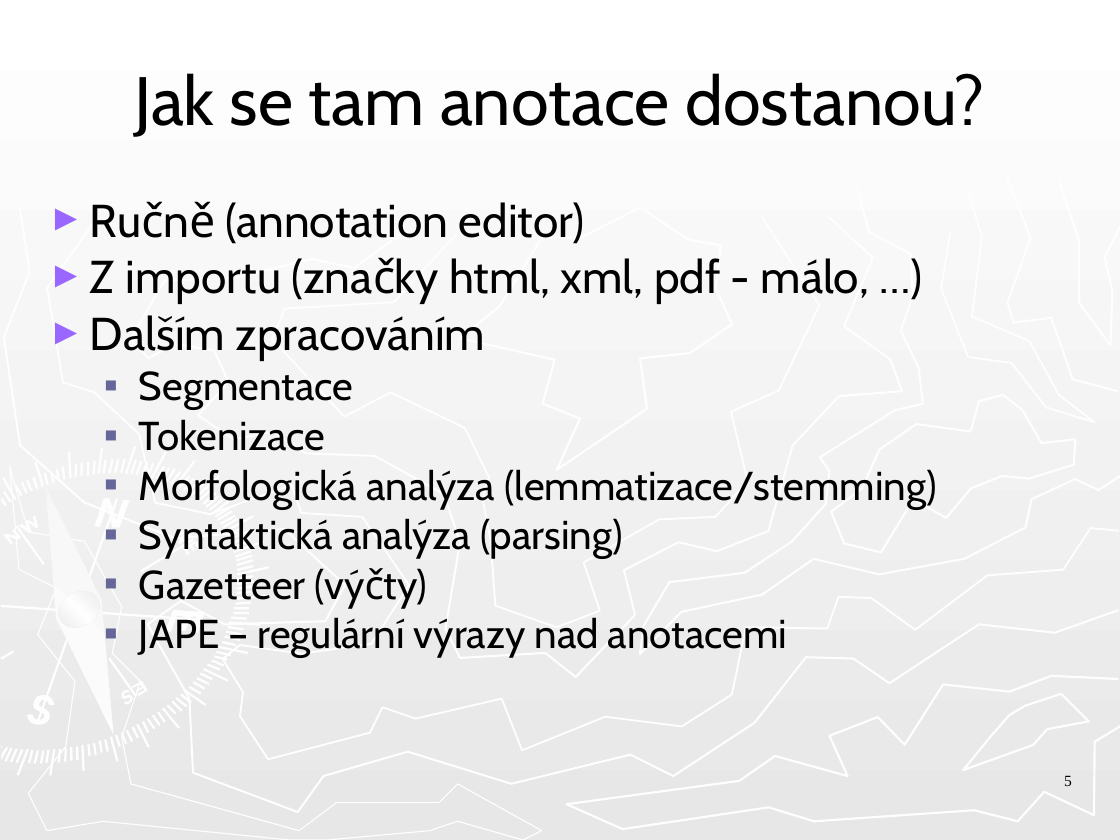
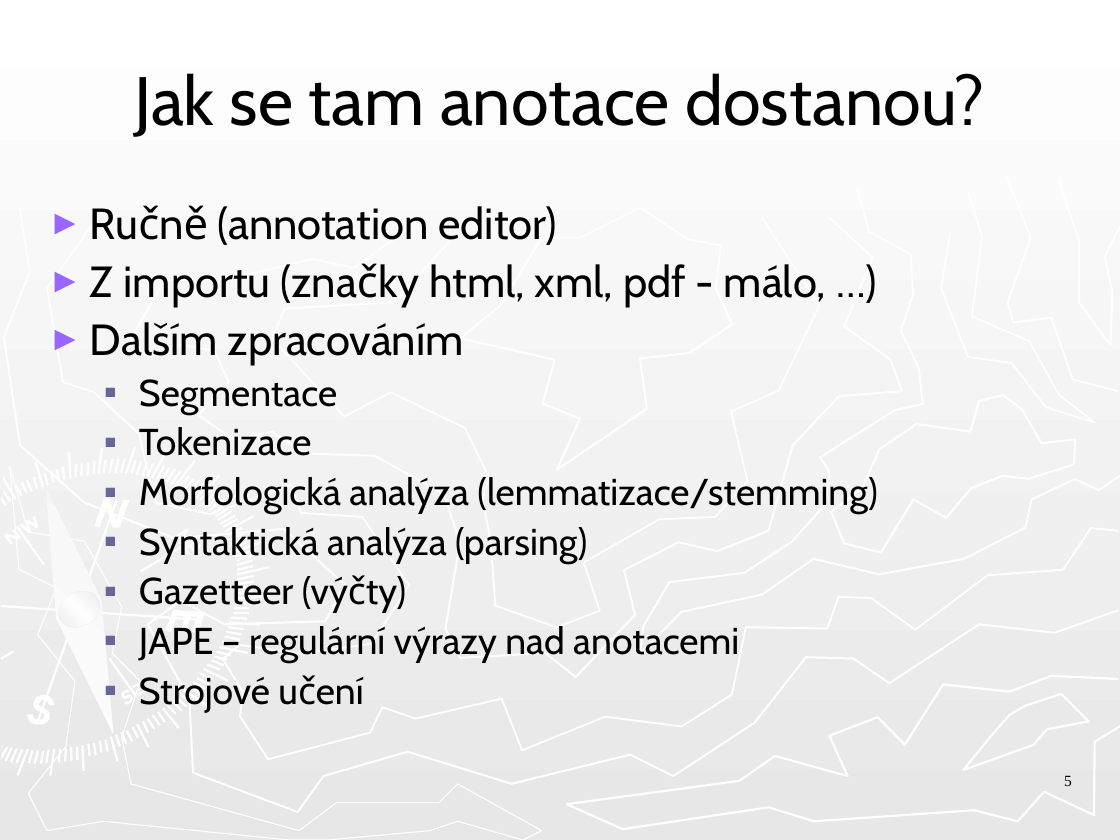
Before and after one commit to BackupTheBerlios/czsem-svn, a slide deck: slide 5 of trunk/docs/Presentation/20120529_Malostranska_setkani/setkani_MS_GATE_29_5_2012.ppt. Drawn at 1120x840 pixels with LibreOffice and Linux fonts; fonts in the diff are those of the drawing. Boxes give left, top, right and bottom in pixels: in the first picture for what was removed or moved away, otherwise in the second. Text is boxed around its words. In the diff, an @@ line names an element or a change of style, - is before the commit and + after.

```diff
--- a/trunk/docs/Presentation/20120529_Malostranska_setkani/setkani_MS_GATE_29_5_2012.ppt
+++ b/trunk/docs/Presentation/20120529_Malostranska_setkani/setkani_MS_GATE_29_5_2012.ppt
@@ text at [90, 206, 878, 662]: size 29.6 to 28 pt in "Ručně (annotation editor)", "Z importu (značky html, xml, pdf - ...", "Dalším zpracováním"; size 25.9 to 24 pt in "Segmentace", "Tokenizace", "Morfologická analýza (lemmatizace/stemming)", "Syntaktická analýza (parsing)" and 2 more places; line spacing 0.8 to 0.9; less space between paragraphs @@
@@ text at [139, 677, 270, 712]: paragraph added @@
+  ▪ Strojové učení
```
Also in this commit, not shown: 1 other slide changed, 1 slide added, 1 other file.
